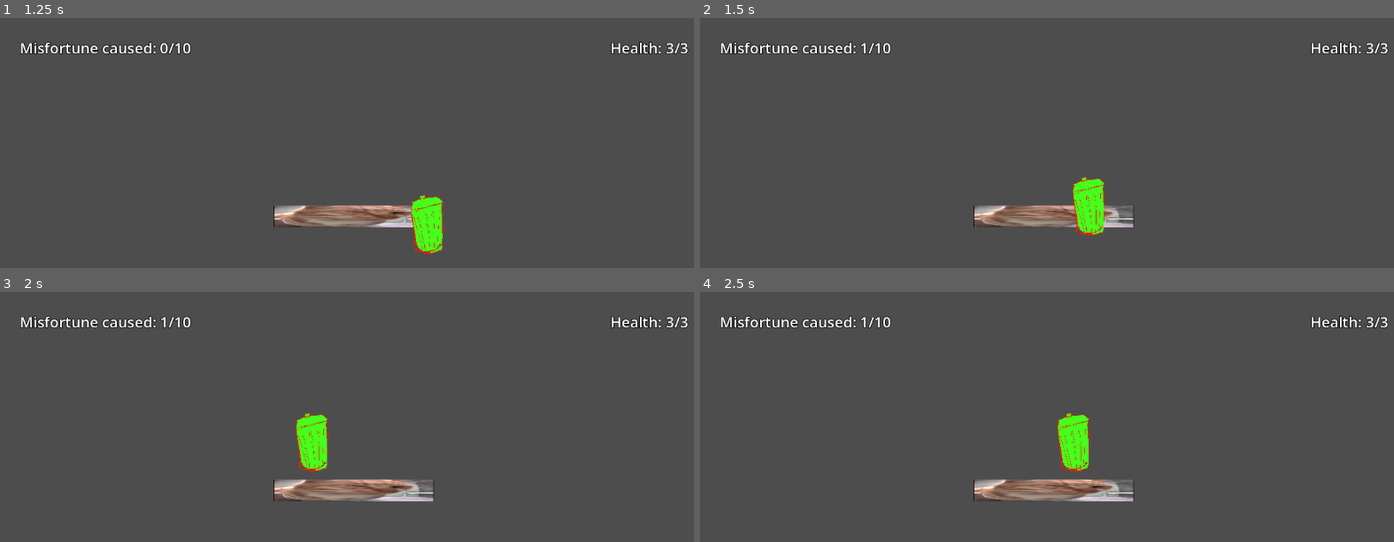
Above: before the commit, frames 1-4 (two rows, left to right).
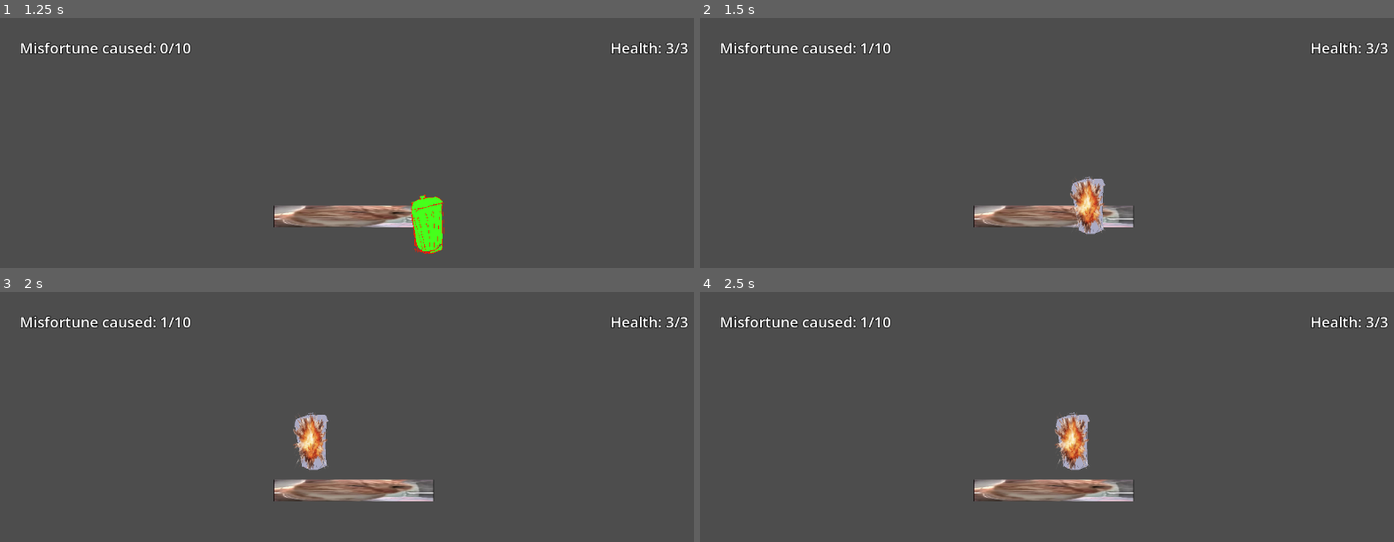
Above: after the commit, the same moments.

Repository: waffle-around/murphys-law
Game: Godot game, scene res://Main Scenes/test.tscn
Same seed, same stepped clock (60 frames per second), same inputs: the game is played once before the commit and once after it.
Inputs:
- Up to frame 1 (1.25 s): tap Enter (ui_accept) at 0.5, 0.77 s; hold Right (ui_right) from 0.53 s (still down); hold X (Activate Aura) from 0.53 s (still down)
- Up to frame 2 (1.5 s): keep holding Right (ui_right); release X (Activate Aura) at 1.28 s; tap X (Activate Aura) at 1.35 s
- Up to frame 3 (2 s): keep holding Right (ui_right); tap Enter (ui_accept) at 1.52 s
- Up to frame 4 (2.5 s): release Right (ui_right) at 2.03 s; hold Left (ui_left) from 2.03 s (still down); hold X (Activate Aura) from 2.03 s (still down)

Frame 1 is identical in both runs. In frame 2, 1.0% of the frame differs, in the area x 53-59%, y 63-88%; in frame 3, 1.0%, in the area x 42-48%, y 48-73%; in frame 4, 1.0%.

Commit message:
stuff can instantiate itself now
BOOM

Diff:
--- a/game objects/Misfortune events/Trashcan.tscn
+++ b/game objects/Misfortune events/Trashcan.tscn
@@ -1,6 +1,7 @@
 [gd_scene format=3 uid="uid://dwqaffvxvsutt"]
 
 [ext_resource type="Script" uid="uid://b0d2ci54p3tuj" path="res://scripts/reciever.gd" id="1_f4lqn"]
+[ext_resource type="PackedScene" uid="uid://bv3ynewbxb67t" path="res://game objects/Misfortune events/Trashcan2.tscn" id="2_8dnvs"]
 [ext_resource type="Texture2D" uid="uid://cyacuad4mjipd" path="res://art assets/Trahs1.png" id="2_pdjgv"]
 
 [sub_resource type="RectangleShape2D" id="RectangleShape2D_6cjfj"]
@@ -8,6 +9,7 @@
 
 [node name="Trashcan" type="Area2D" unique_id=701698453]
 script = ExtResource("1_f4lqn")
+replacement_scene = ExtResource("2_8dnvs")
 metadata/_edit_group_ = true
 
 [node name="Sprite2D" type="Sprite2D" parent="." unique_id=1424155492]
--- a/scripts/reciever.gd
+++ b/scripts/reciever.gd
@@ -1,4 +1,6 @@
 extends Area2D
+
+@export var replacement_scene: PackedScene
 
 # Called when the node enters the scene tree for the first time.
 func _ready() -> void:
@@ -10,3 +12,10 @@
 	var player = get_node("../Player")
 	if overlaps_body(player):
 		get_parent()._cause_misfortune()
+
+		if replacement_scene:
+			var new_object = replacement_scene.instantiate()
+			new_object.global_position = global_position
+			get_parent().add_child(new_object)
+
+		queue_free()
